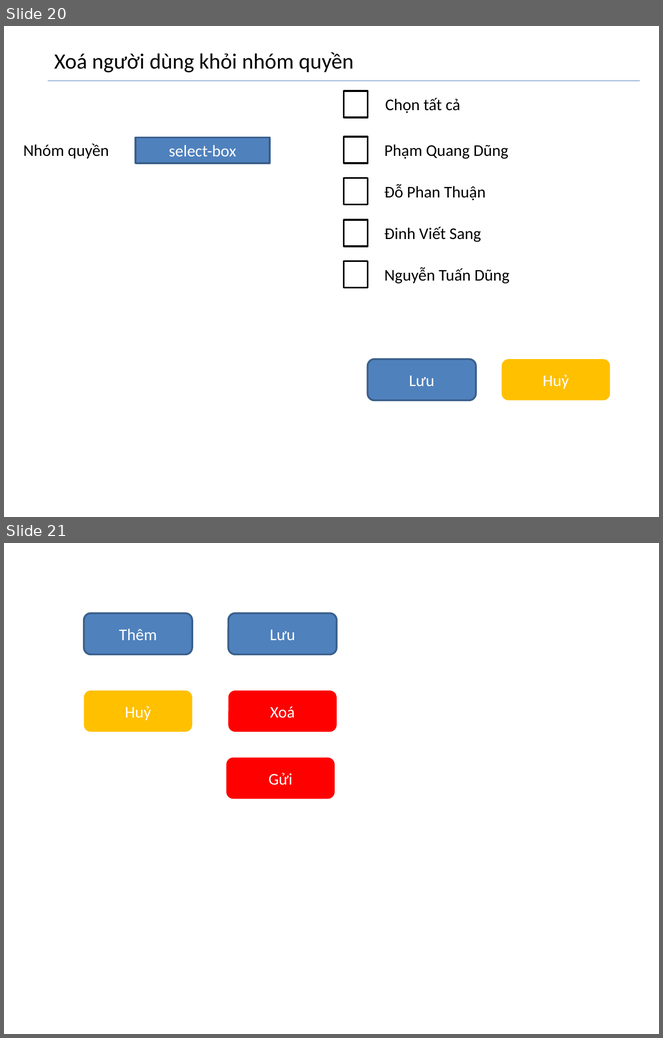
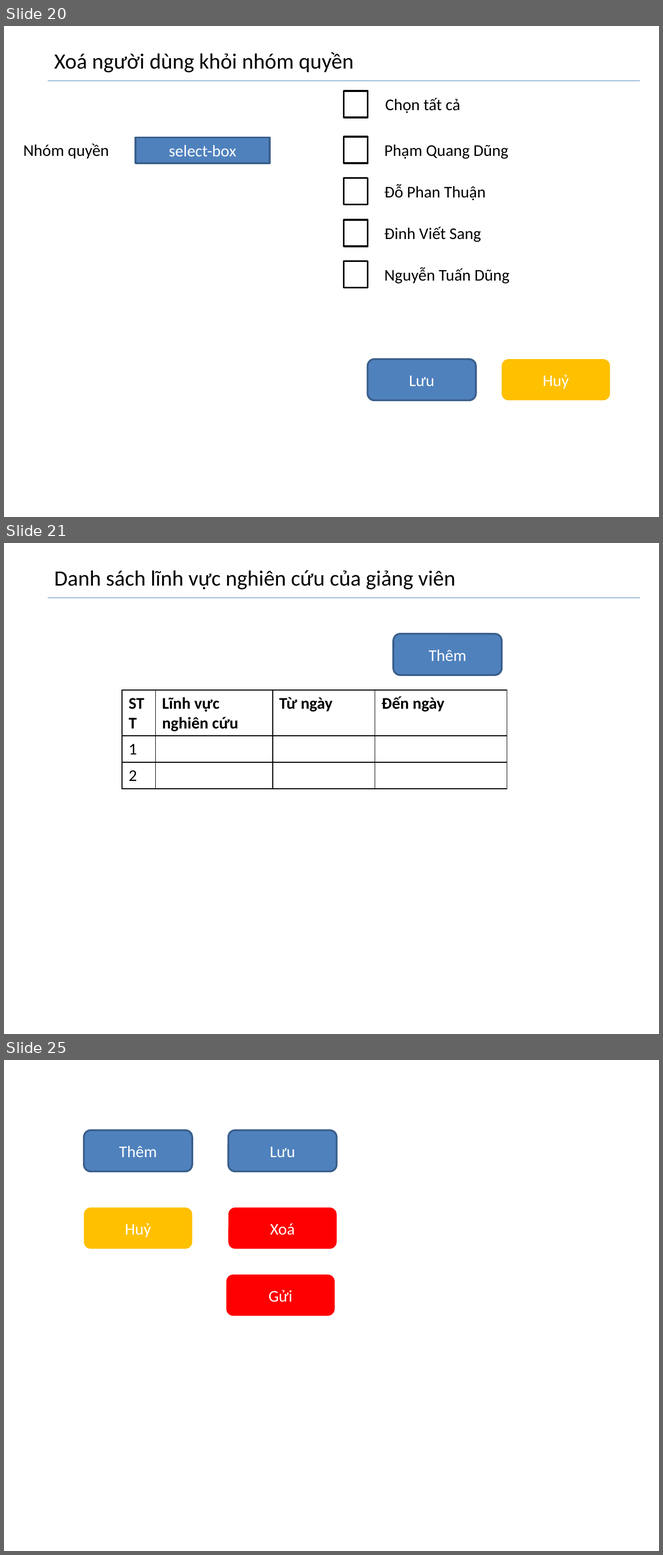
Before and after one commit to dungkhmt/bkofbiz, a slide deck: screen-ui-design/screen-ui-design.pptx. Shown one above the other, each under a label of ours: slides 20 and 21 before the commit, slides 20, 21 and 25 after it; the slides between them are not shown. The pictures are 663x1038 and 663x1555 pixels, drawn with LibreOffice and Linux fonts; fonts in the diff are those of the drawing. Boxes give left, top, right and bottom in pixels: in the first picture for what was removed or moved away, otherwise in the second. Text is boxed around its words. In the diff, an @@ line names an element or a change of style, - is before the commit and + after.

```diff
--- a/screen-ui-design/screen-ui-design.pptx
+++ b/screen-ui-design/screen-ui-design.pptx
@@ slide 21 added at [4, 543, 659, 1034], background #FFFFFF @@
@@ text added at [54, 570, 456, 590], 24 pt, text #000000 @@
+Danh sách lĩnh vực nghiên cứu của giảng viên
@@ line added from (48, 598) to (640, 598), #4B7EBC 0.75 pt @@
@@ rounded rectangle added at [393, 634, 501, 676], fill #4F81BD, outline #3A5F8C 2 pt, 18 pt, text #FFFFFF @@
+Thêm
@@ table added at [122, 690, 506, 788], 3 rows, 4 columns @@
+STT | Lĩnh vực nghiên cứu | Từ ngày | Đến ngày
+1 |  |  | 
+2 |  |  | 
@@ what was slide 21 is now slide 25 @@
```
Also in this commit, not shown: 3 other slides added, 7 other files.
